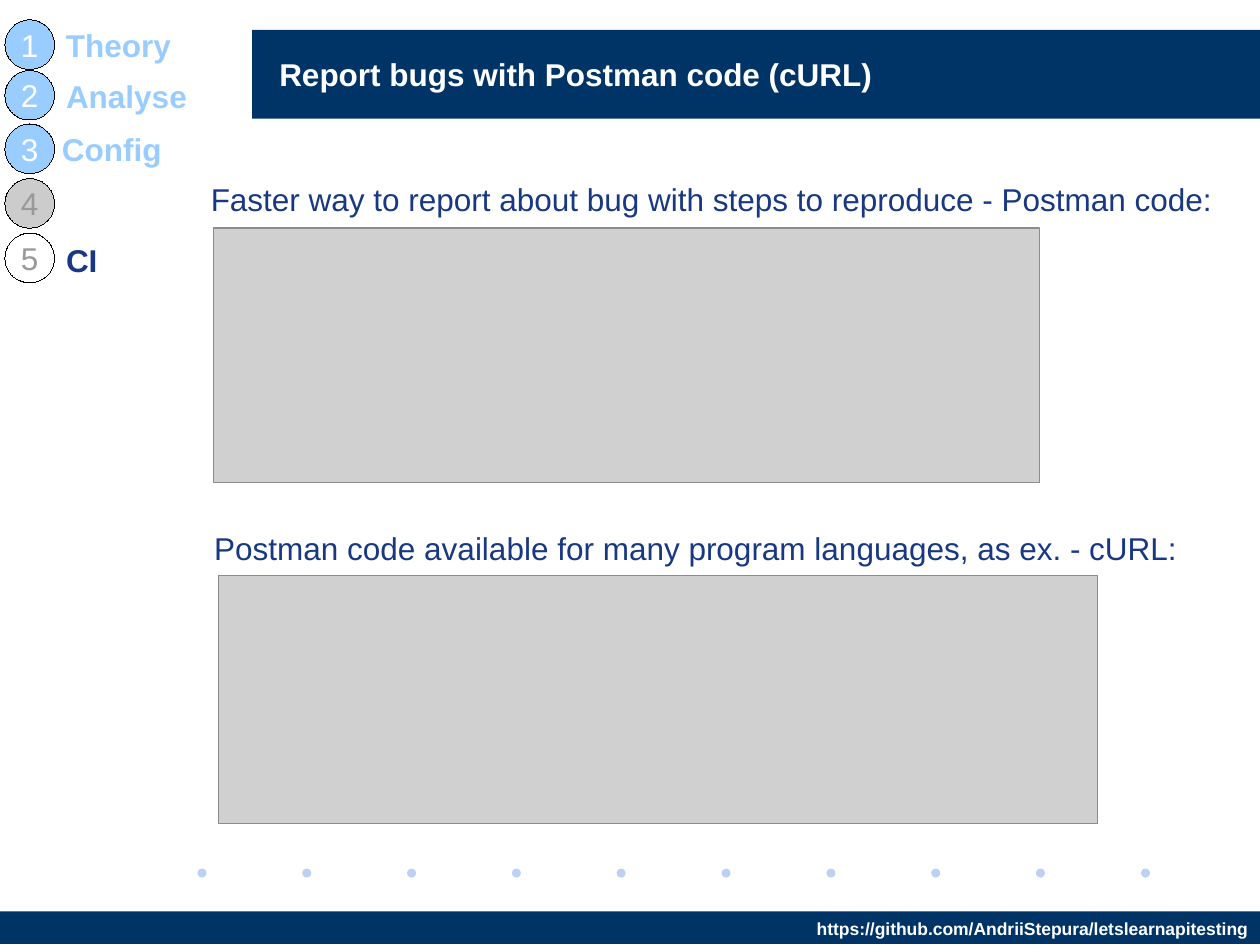
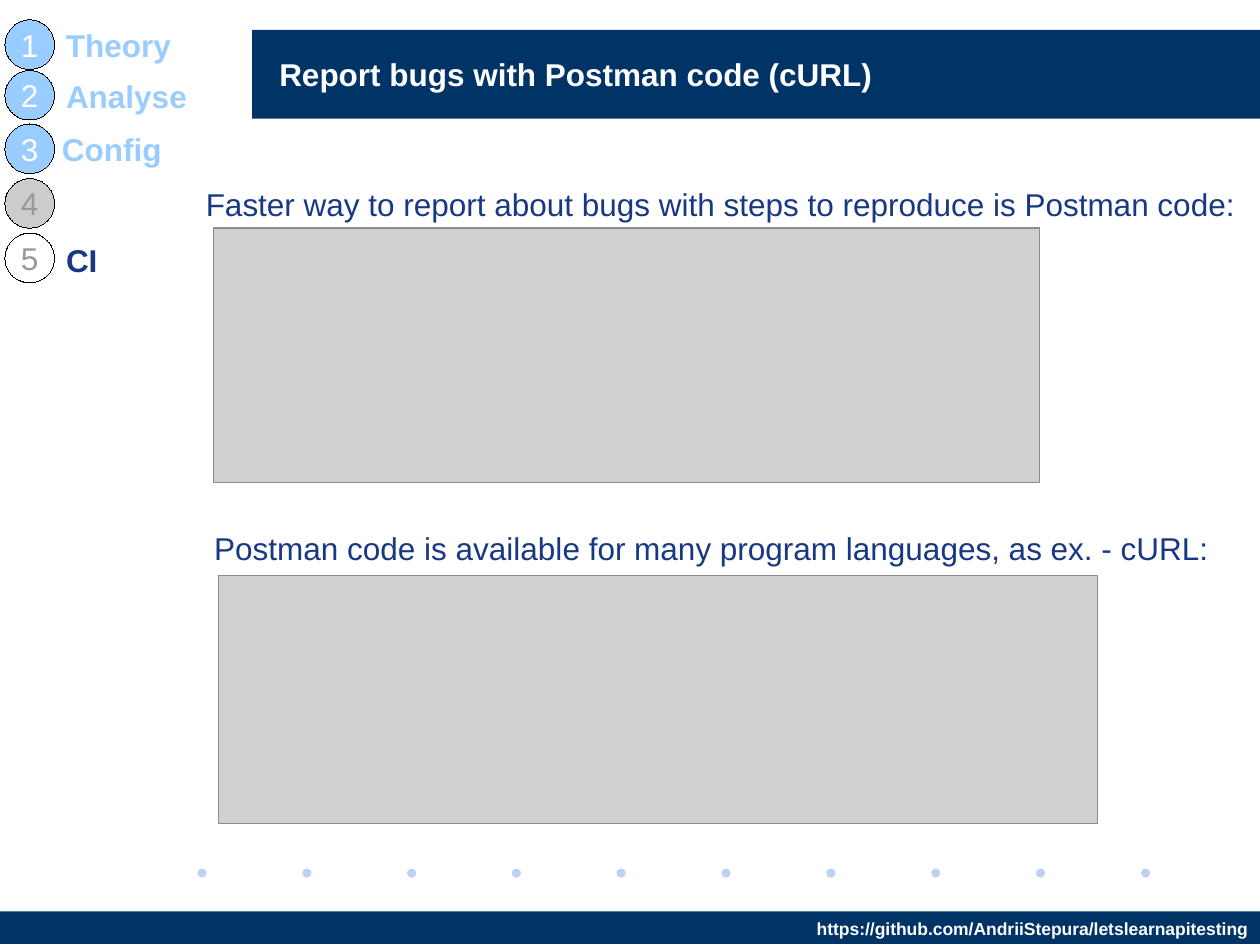
Before and after one commit to AndriiStepura/letslearnapitesting, a slide deck: slide 18 of StartTestingApiWithPostman.odp. Drawn at 1260x945 pixels with LibreOffice and Linux fonts; fonts in the diff are those of the drawing; grey boxes stand for pictures; background and template pictures are left out. Boxes give left, top, right and bottom in pixels: in the first picture for what was removed or moved away, otherwise in the second. Text is boxed around its words. In the diff, an @@ line names an element or a change of style, - is before the commit and + after.

Commit message:
James Wafer – Translation and grammar review https://www.linkedin.com/in/james-wafer-44712165/

```diff
--- a/StartTestingApiWithPostman.odp
+++ b/StartTestingApiWithPostman.odp
@@ text at <box>206,193,1234,222</box>: text changed @@
-Faster way to report about bug with steps to reproduce - Postman code:
+Faster way to report about bugs with steps to reproduce is Postman code:
@@ text at <box>214,537,1208,566</box>: text changed @@
-Postman code available for many program languages, as ex. - cURL:
+Postman code is available for many program languages, as ex. - cURL:
```
Also in this commit, not shown: 22 other slides changed.
